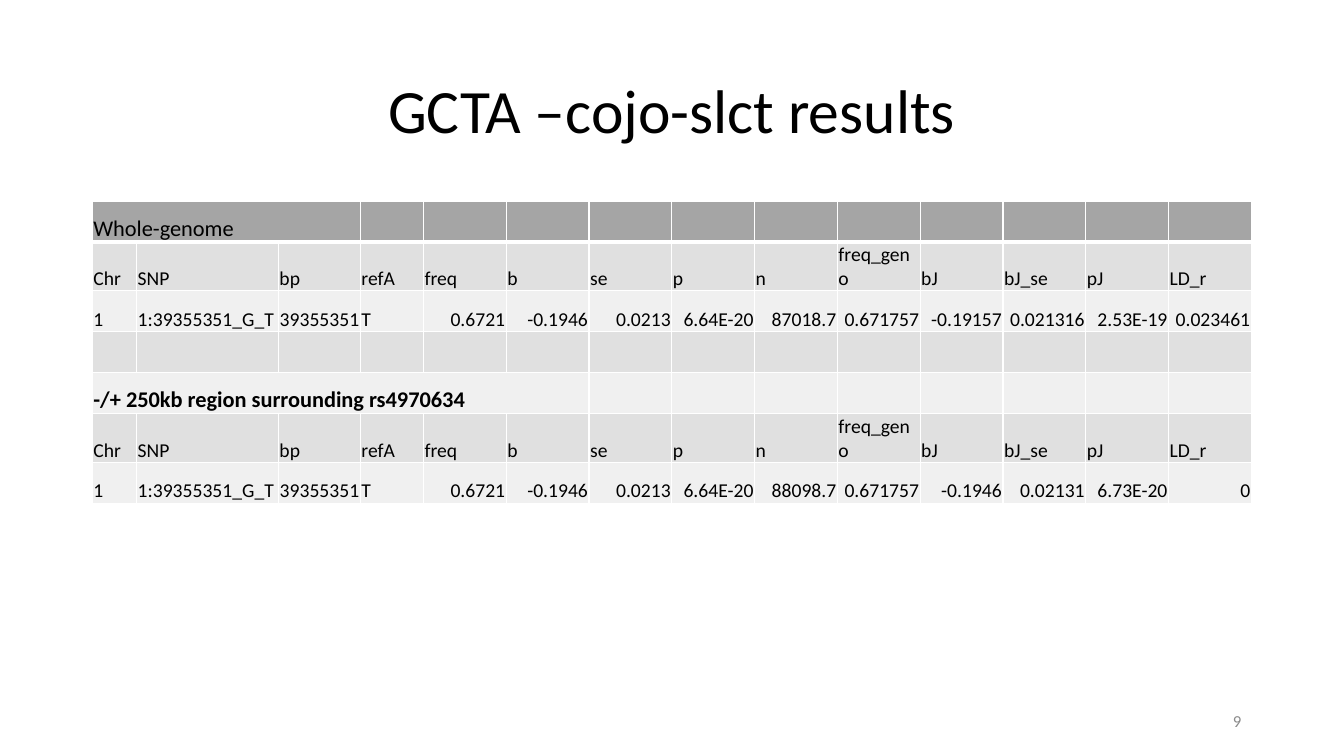
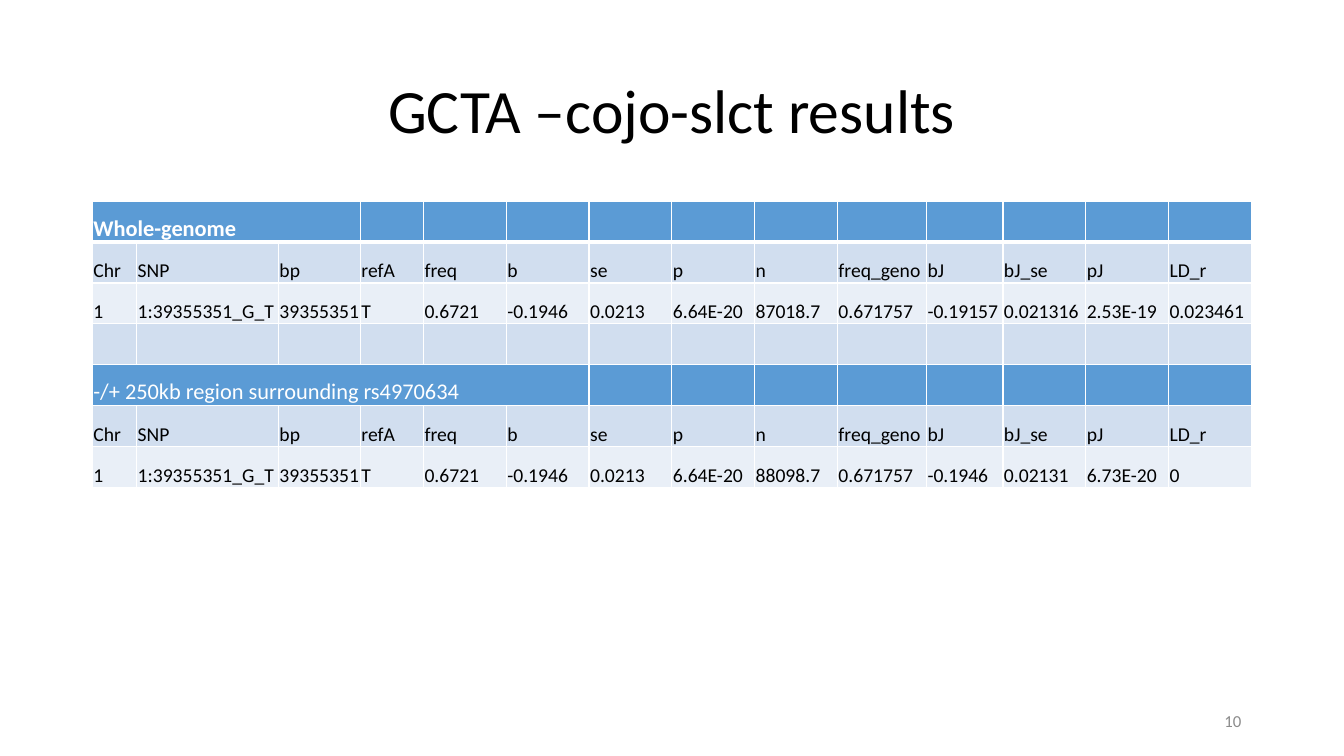
Before and after one commit to jinghuazhao/FM-pipeline, a slide deck: slide 10 of README.pptx (slide 9 before the commit). Drawn at 1344x756 pixels with LibreOffice and Linux fonts; fonts in the diff are those of the drawing. Boxes give left, top, right and bottom in pixels: in the first picture for what was removed or moved away, otherwise in the second. Text is boxed around its words. In the diff, an @@ line names an element or a change of style, - is before the commit and + after.

```diff
--- a/README.pptx
+++ b/README.pptx
@@ table at box(93, 202, 1251, 489) @@
@@ fill #A5A5A5 to #5B9BD5 in 12 cells @@
@@ fill #E1E1E1 to #D2DEEF in 42 cells @@
@@ fill #F0F0F0 to #EAEFF7 in 28 cells @@
@@ fill #F0F0F0 to #5B9BD5 in 9 cells @@
@@ text colour #000000 to #FFFFFF in "Whole-genome", "-/+ 250kb region surrounding rs4970634" @@
@@ bold on in "Whole-genome" @@
@@ bold off in "-/+ 250kb region surrounding rs4970634" @@
@@ alignment right to left @@
@@ page number at box(1224, 716, 1241, 727): text changed @@
-9
+10
```
Also in this commit, not shown: 8 other slides changed.
